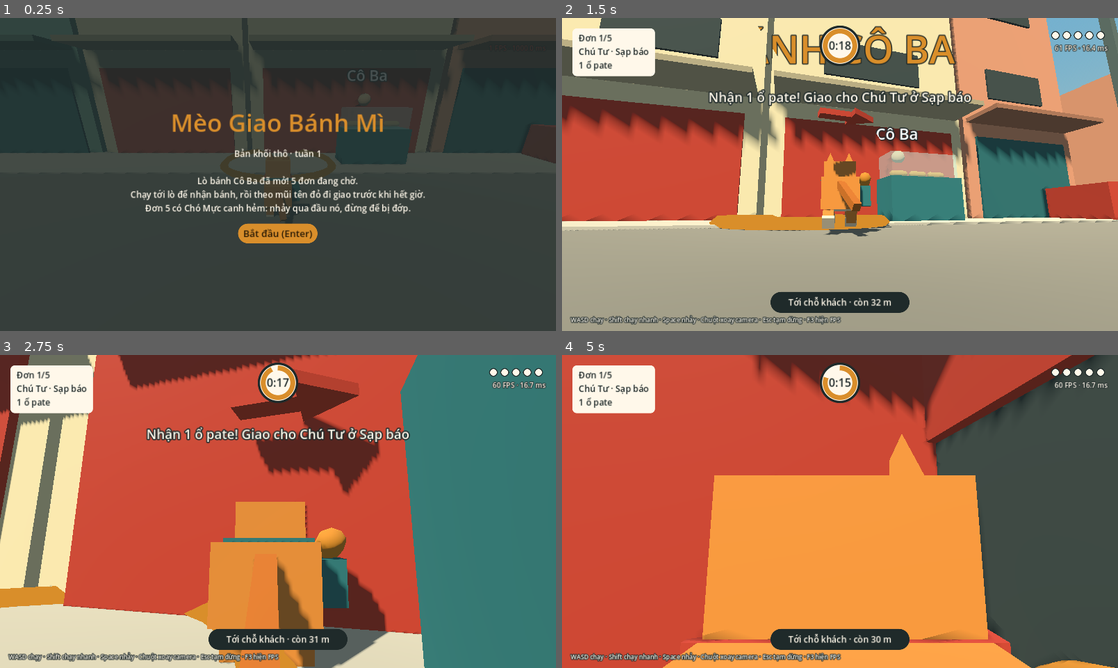
Above: before the commit, frames 1-4 (two rows, left to right).
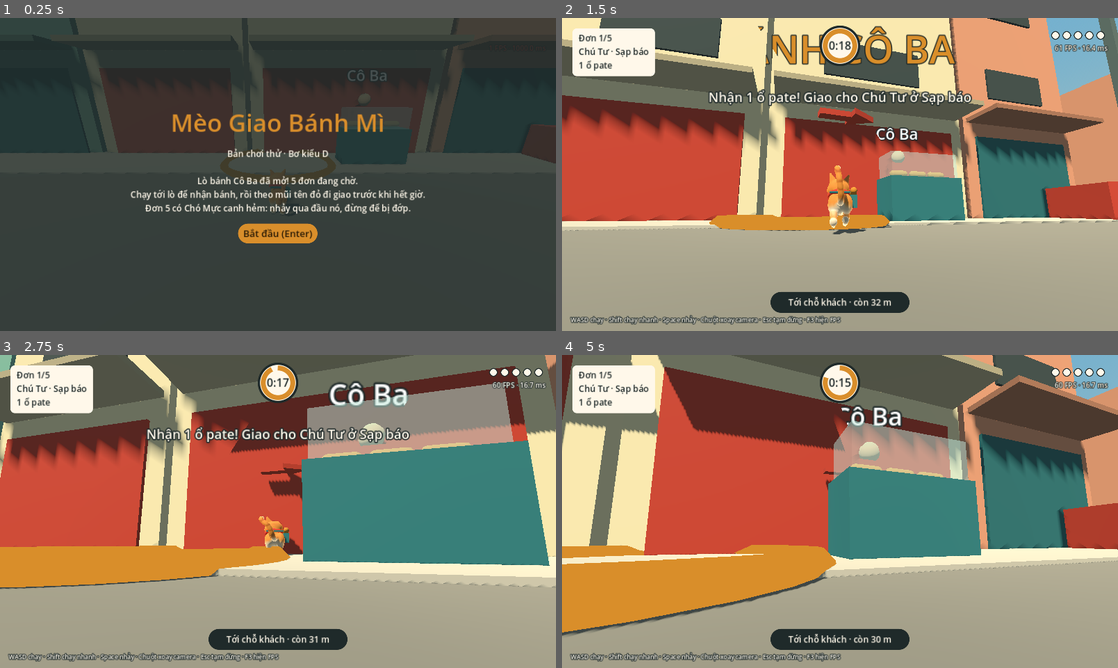
Above: after the commit, the same moments.

Repository: sangdaden/meo-giao-banh-mi
Game: Godot game, scene res://scenes/main.tscn
The game is run twice, just before and just after one commit, with the same random seed, the same clock (stepped at 60 frames per second) and the same inputs.
Inputs (mouse positions are in pixels of both pictures, inside the frame that each line leads up to):
- Up to frame 1 (0.25 s): no input
- Up to frame 2 (1.5 s): click "Bắt đầu (Enter)" at 0.5 s; tap Enter (ui_accept) at 1.25 s; move the mouse to (867, 174) at 1.27 s; hold W (move_forward) from 1.28 s (still down); hold Shift (sprint) from 1.28 s (still down)
- Up to frame 3 (2.75 s): keep holding W (move_forward); tap Space (jump) at 1.52, 2.27 s; move the mouse to (250, 511) at 2.02 s; release Shift (sprint) at 2.03 s; tap Shift (sprint) at 2.1 s
- Up to frame 4 (5 s): keep holding W (move_forward); move the mouse to (851, 505) at 2.77 s; hold Shift (sprint) 2.78-3.53 s; move the mouse to (834, 517) at 3.52 s; tap Shift (sprint) at 3.6 s; tap Space (jump) at 3.77, 4.52 s; move the mouse to (878, 514) at 4.27 s; hold Shift (sprint) from 4.28 s (still down)

The runs differ from the first frame. In frame 1, 0.4% of the frame differs, in the area x 41-60%, y 41-64%; in frame 2, 1.5%; in frame 3, 75%; in frame 4, 85%, in the area x 0-100%, y 0-100%.

Commit message:
Ghép mèo Bơ kiểu D, tự nhắc tải lại bản web, camera không né đồ vật nhỏ
- Mèo Bơ dùng model kiểu D "Chững chạc" (bản tạm 5,8k tam giác, 9 xương),
  tạo bằng tools/bo_game.py; chân, đuôi, đầu cử động bằng code.
- Bản web hỏi version.json mỗi phút: có bản mới thì tải sẵn file,
  hiện thông báo và tự tải lại sau 10 giây (có nút Để sau, chống lặp).
- Thêm layer va chạm 8 cho đồ vật; camera chỉ né nhà và đất.

Co-Authored-By: Claude Opus 5.5 (1M context) <noreply@anthropic.com>
Claude-Session: https://claude.ai/code/session_013PZcoCxzxQJZttT13Mnv84

Diff:
--- a/scripts/blocks.gd
+++ b/scripts/blocks.gd
@@ -3,6 +3,11 @@
 ## Khi có model .glb từ Blender, thay các khối này bằng scene model thật.
 
 static var _materials := {}
+
+## Lớp va chạm: 1 = thế giới lớn (đất, nhà), 2 = mèo, 4 = chó, 8 = đồ nhỏ (thùng, xe, cột, người).
+## Camera chỉ né lớp 1, nên đi ngang qua thùng hàng camera không bị giật sát vào lưng mèo.
+const LAYER_WORLD := 1
+const LAYER_PROP := 8
 
 
 ## Vật liệu màu trơn, dùng chung cho các khối cùng màu để đỡ tốn bộ nhớ.
@@ -34,8 +39,9 @@
 
 
 ## Thêm một khối hộp đặc: nhìn thấy và có va chạm (tường, thùng hàng...).
-static func solid_box(parent: Node, size: Vector3, pos: Vector3, color: Color) -> StaticBody3D:
+static func solid_box(parent: Node, size: Vector3, pos: Vector3, color: Color, layer := LAYER_WORLD) -> StaticBody3D:
 	var body := StaticBody3D.new()
+	body.collision_layer = layer
 	body.position = pos
 	parent.add_child(body)
 	box(body, size, Vector3.ZERO, color)
--- a/scripts/camera_rig.gd
+++ b/scripts/camera_rig.gd
@@ -20,7 +20,7 @@
 	arm = SpringArm3D.new()
 	arm.spring_length = distance
 	arm.margin = 0.15
-	arm.collision_mask = 1  # chỉ va với thế giới, bỏ qua mèo (layer 2) và chó (layer 4)
+	arm.collision_mask = Blocks.LAYER_WORLD  # chỉ né nhà và mặt đất, bỏ qua mèo, chó và đồ nhỏ
 	var sphere := SphereShape3D.new()
 	sphere.radius = 0.2
 	arm.shape = sphere
--- a/scripts/city.gd
+++ b/scripts/city.gd
@@ -43,10 +43,10 @@
 		else:
 			_block(parent, BLOCKS[i], rng, i == 0)
 	for c in CRATES:
-		Blocks.solid_box(parent, Vector3(0.8, 0.8, 0.8), c + Vector3(0, 0.4, 0), CRATE)
+		Blocks.solid_box(parent, Vector3(0.8, 0.8, 0.8), c + Vector3(0, 0.4, 0), CRATE, Blocks.LAYER_PROP)
 	# Chồng thùng bậc thang gần lò bánh: tập nhảy
-	Blocks.solid_box(parent, Vector3(0.8, 0.8, 0.8), Vector3(-25.8, 0.4, -2), CRATE)
-	Blocks.solid_box(parent, Vector3(0.8, 0.8, 0.8), Vector3(-25.8, 1.2, -2), CRATE)
+	Blocks.solid_box(parent, Vector3(0.8, 0.8, 0.8), Vector3(-25.8, 0.4, -2), CRATE, Blocks.LAYER_PROP)
+	Blocks.solid_box(parent, Vector3(0.8, 0.8, 0.8), Vector3(-25.8, 1.2, -2), CRATE, Blocks.LAYER_PROP)
 	_street_props(parent, rng)
 	_bounds(parent)
 
@@ -122,6 +122,7 @@
 		if Vector2(p.x - center.x, p.z - center.y).length() < 2.5:
 			continue
 		var trunk := StaticBody3D.new()
+		trunk.collision_layer = Blocks.LAYER_PROP
 		trunk.position = p
 		parent.add_child(trunk)
 		var cyl := CylinderMesh.new()
@@ -146,15 +147,15 @@
 		trunk.add_child(shape)
 	# Ghế đá để nhảy lên
 	for b in [Vector3(-38, 0, 10), Vector3(-28, 0, 22), Vector3(-40, 0, 20)]:
-		Blocks.solid_box(parent, Vector3(1.8, 0.45, 0.6), b + Vector3(0, 0.225, 0), Color("#B8B2A2"))
+		Blocks.solid_box(parent, Vector3(1.8, 0.45, 0.6), b + Vector3(0, 0.225, 0), Color("#B8B2A2"), Blocks.LAYER_PROP)
 	# Hàng rào thấp dọc hẻm phía đông công viên (chỗ Chó Mực canh)
-	Blocks.solid_box(parent, Vector3(0.2, 0.7, 12.0), Vector3(-22.3, 0.35, 15.5), Color("#5E6F6C"))
+	Blocks.solid_box(parent, Vector3(0.2, 0.7, 12.0), Vector3(-22.3, 0.35, 15.5), Color("#5E6F6C"), Blocks.LAYER_PROP)
 
 
 static func _street_props(parent: Node3D, rng: RandomNumberGenerator) -> void:
 	# Cột điện ở các góc ngã tư
 	for p in [Vector3(-23, 0, -6), Vector3(-13, 0, 6), Vector3(11, 0, -6), Vector3(21, 0, 6), Vector3(3, 0, -6), Vector3(31, 0, 6)]:
-		var pole := Blocks.solid_box(parent, Vector3(0.25, 7.0, 0.25), p + Vector3(0, 3.5, 0), Color("#5E6F6C"))
+		var pole := Blocks.solid_box(parent, Vector3(0.25, 7.0, 0.25), p + Vector3(0, 3.5, 0), Color("#5E6F6C"), Blocks.LAYER_PROP)
 		pole.name = "CotDien"
 	# Xe máy đậu trên vỉa hè: khối thấp nhảy lên được
 	for i in 10:
@@ -163,7 +164,7 @@
 			continue
 		var along := rng.randf_range(r.position.x + 3, r.end.x - 3)
 		var z := r.end.y - 1.0 if rng.randf() < 0.5 else r.position.y + 1.0
-		var bike := Blocks.solid_box(parent, Vector3(0.5, 0.9, 1.6), Vector3(along, 0.45, z), Color("#C8412F") if i % 2 == 0 else Color("#3D5A80"))
+		var bike := Blocks.solid_box(parent, Vector3(0.5, 0.9, 1.6), Vector3(along, 0.45, z), Color("#C8412F") if i % 2 == 0 else Color("#3D5A80"), Blocks.LAYER_PROP)
 		bike.rotation.y = deg_to_rad(rng.randf_range(-15, 15))
 
 
--- a/scripts/dog.gd
+++ b/scripts/dog.gd
@@ -37,7 +37,7 @@
 
 func _ready() -> void:
 	collision_layer = 4
-	collision_mask = 1
+	collision_mask = Blocks.LAYER_WORLD | Blocks.LAYER_PROP
 	home = global_position
 	var shape := CollisionShape3D.new()
 	var bs := BoxShape3D.new()
--- a/scripts/hud.gd
+++ b/scripts/hud.gd
@@ -90,7 +90,7 @@
 
 	start_screen = _overlay(
 		"Mèo Giao Bánh Mì",
-		"Bản khối thô · tuần 1\n\nLò bánh Cô Ba đã mở! 5 đơn đang chờ.\nChạy tới lò để nhận bánh, rồi theo mũi tên đỏ đi giao trước khi hết giờ.\nĐơn 5 có Chó Mực canh hẻm: nhảy qua đầu nó, đừng để bị đớp.",
+		"Bản chơi thử · Bơ kiểu D\n\nLò bánh Cô Ba đã mở! 5 đơn đang chờ.\nChạy tới lò để nhận bánh, rồi theo mũi tên đỏ đi giao trước khi hết giờ.\nĐơn 5 có Chó Mực canh hẻm: nhảy qua đầu nó, đừng để bị đớp.",
 		"Bắt đầu (Enter)", func(): start_pressed.emit())
 	root.add_child(start_screen)
 
--- a/scripts/main.gd
+++ b/scripts/main.gd
@@ -267,7 +267,7 @@
 func _build_bakery() -> void:
 	var p := City.BAKERY_POINT
 	# Xe/tủ kính bánh mì trước lò
-	var cart := Blocks.solid_box(self, Vector3(1.6, 0.9, 0.7), Vector3(p.x + 2.4, 0.45, p.z - 0.2), Color("#2E7C80"))
+	var cart := Blocks.solid_box(self, Vector3(1.6, 0.9, 0.7), Vector3(p.x + 2.4, 0.45, p.z - 0.2), Color("#2E7C80"), Blocks.LAYER_PROP)
 	Blocks.box(cart, Vector3(1.5, 0.5, 0.6), Vector3(0, 0.7, 0), Color(0.75, 0.9, 0.91, 0.5))
 	var loaf := CapsuleMesh.new()
 	loaf.radius = 0.07
@@ -296,6 +296,7 @@
 ## Người khối tạm: thân hộp, đầu cầu, cao khoảng 1,6 m (to gần 3 lần mèo Bơ)
 func _person(pos: Vector3, shirt: Color, title: String) -> void:
 	var body := StaticBody3D.new()
+	body.collision_layer = Blocks.LAYER_PROP
 	body.position = pos
 	add_child(body)
 	Blocks.box(body, Vector3(0.45, 0.8, 0.3), Vector3(0, 0.4, 0), Color("#3D4A4A"))     # quần
--- a/scripts/player.gd
+++ b/scripts/player.gd
@@ -40,9 +40,15 @@
 
 var visual: Node3D
 var _body: Node3D
-var _legs: Array[Node3D] = []
-var _tail: Node3D
 var bread: Node3D
+var _skel: Skeleton3D
+var _bone_idx := {}
+var _bone_rest := {}
+var _legs := [0.0, 0.0, 0.0, 0.0]  # góc vung chân: trước trái, trước phải, sau trái, sau phải
+
+const BO_MODEL := preload("res://assets/models/bo.glb")
+const BONE_NAMES := ["head", "leg_FL", "leg_FR", "leg_BL", "leg_BR", "tail_1", "tail_2"]
+const LEG_BONES := ["leg_FL", "leg_FR", "leg_BL", "leg_BR"]
 
 const ORANGE := Color("#E8913A")
 const ORANGE_DARK := Color("#C96F1C")
@@ -51,11 +57,12 @@
 const BAG := Color("#2E7C80")
 const INK := Color("#1F2A2A")
 const PINK := Color("#F6B8A0")
+const LEG_SWING_SIGN := 1.0  ## đổi thành -1 nếu chân vung ngược chiều chạy
 
 
 func _ready() -> void:
 	collision_layer = 2
-	collision_mask = 1
+	collision_mask = Blocks.LAYER_WORLD | Blocks.LAYER_PROP
 	floor_snap_length = 0.3
 	var shape := CollisionShape3D.new()
 	var cap := CapsuleShape3D.new()
@@ -72,8 +79,9 @@
 	_curr_pos = global_position
 
 
-## Mèo dựng bằng khối hộp, mặt quay về -Z (hướng "trước" của Godot).
-## Tỉ lệ theo bản phác: Bơ cao khoảng 0,6 m tính tới đỉnh tai... ở đây hơi to hơn cho dễ nhìn.
+## Mèo Bơ kiểu D "Chững chạc" (bản tạm từ model phác thảo, xem tools/bo_game.py).
+## Model có 9 xương; game tự xoay xương chân, đuôi, đầu bằng code thay cho animation.
+## Tuần 2 sẽ thay bằng model dựng tay 22 xương cùng animation làm trong Blender.
 func _build_visual() -> void:
 	visual = Node3D.new()
 	visual.name = "CatVisual"
@@ -81,48 +89,73 @@
 	_body = Node3D.new()
 	visual.add_child(_body)
 
-	Blocks.box(_body, Vector3(0.36, 0.30, 0.56), Vector3(0, 0.34, 0.02), ORANGE)       # thân
-	Blocks.box(_body, Vector3(0.26, 0.06, 0.40), Vector3(0, 0.20, 0.0), CREAM)         # bụng
-	# Đầu sát vai (cổ rất ngắn, giấu dưới khăn)
-	Blocks.box(_body, Vector3(0.36, 0.30, 0.30), Vector3(0, 0.58, -0.26), ORANGE)
-	Blocks.box(_body, Vector3(0.18, 0.10, 0.04), Vector3(0, 0.50, -0.42), CREAM)        # mõm
-	Blocks.box(_body, Vector3(0.05, 0.04, 0.02), Vector3(0, 0.54, -0.445), PINK)        # mũi
-	Blocks.box(_body, Vector3(0.05, 0.07, 0.02), Vector3(-0.09, 0.62, -0.415), INK)     # mắt
-	Blocks.box(_body, Vector3(0.05, 0.07, 0.02), Vector3(0.09, 0.62, -0.415), INK)
-	for side in [-1.0, 1.0]:
-		var ear := PrismMesh.new()
-		ear.size = Vector3(0.11, 0.13, 0.06)
-		Blocks.mesh(_body, ear, Vector3(0.11 * side, 0.79, -0.24), ORANGE)
-	Blocks.box(_body, Vector3(0.40, 0.08, 0.14), Vector3(0, 0.45, -0.17), SCARF)        # khăn
-	Blocks.box(_body, Vector3(0.10, 0.16, 0.05), Vector3(0.12, 0.38, -0.25), SCARF)     # đuôi khăn
-	Blocks.box(_body, Vector3(0.12, 0.20, 0.26), Vector3(0.24, 0.32, 0.04), BAG)        # túi bánh
-	Blocks.box(_body, Vector3(0.40, 0.03, 0.03), Vector3(0.0, 0.50, 0.04), BAG)         # quai túi
+	var model: Node3D = BO_MODEL.instantiate()
+	model.rotation.y = PI  # model quay mặt về +Z (glTF), Godot coi -Z là phía trước
+	_body.add_child(model)
+	_skel = model.find_children("*", "Skeleton3D", true, false)[0]
+	for bone_name in BONE_NAMES:
+		var idx := _skel.find_bone(bone_name)
+		_bone_idx[bone_name] = idx
+		_bone_rest[bone_name] = _skel.get_bone_rest(idx).basis.get_rotation_quaternion()
+	for mi: MeshInstance3D in model.find_children("*", "MeshInstance3D", true, false):
+		_apply_style(mi)
+
+	# Túi bánh đeo bên hông phải, quai vắt qua lưng
+	Blocks.box(_body, Vector3(0.07, 0.13, 0.18), Vector3(0.14, 0.27, 0.02), BAG)
+	Blocks.box(_body, Vector3(0.26, 0.02, 0.03), Vector3(0.02, 0.37, 0.02), BAG)
 
 	# Ổ bánh mì ló ra khỏi túi khi đang giao
 	bread = Node3D.new()
 	_body.add_child(bread)
 	var loaf := CapsuleMesh.new()
-	loaf.radius = 0.06
-	loaf.height = 0.34
+	loaf.radius = 0.035
+	loaf.height = 0.2
 	loaf.radial_segments = 8
 	loaf.rings = 2
-	var loaf_mi := Blocks.mesh(bread, loaf, Vector3(0.25, 0.46, 0.04), Color("#D98E2B"))
+	var loaf_mi := Blocks.mesh(bread, loaf, Vector3(0.14, 0.36, 0.03), Color("#D98E2B"))
 	loaf_mi.rotation_degrees = Vector3(70, 0, 0)
 	bread.visible = false
 
-	# Bốn chân: gốc xoay ở hông để vung khi chạy
-	for p in [Vector3(-0.11, 0.2, -0.16), Vector3(0.11, 0.2, -0.16), Vector3(-0.11, 0.2, 0.18), Vector3(0.11, 0.2, 0.18)]:
-		var pivot := Node3D.new()
-		pivot.position = p
-		_body.add_child(pivot)
-		Blocks.box(pivot, Vector3(0.10, 0.20, 0.10), Vector3(0, -0.10, 0), ORANGE)
-		Blocks.box(pivot, Vector3(0.11, 0.04, 0.12), Vector3(0, -0.19, -0.01), CREAM)
-		_legs.append(pivot)
-
-	_tail = Node3D.new()
-	_tail.position = Vector3(0, 0.42, 0.28)
-	_body.add_child(_tail)
-	Blocks.box(_tail, Vector3(0.07, 0.07, 0.40), Vector3(0, 0, 0.20), ORANGE_DARK)
+
+## Vật liệu theo style guide D: lông Roughness .8 Rim .3, vải Roughness .9 Rim .4, mắt Clearcoat.
+## Màu lông, vằn, khăn, mắt đều nằm trong màu đỉnh (vertex color) của model.
+func _apply_style(mi: MeshInstance3D) -> void:
+	if RenderingServer.get_rendering_device() == null:
+		_vertex_colors_to_srgb(mi)
+	for i in mi.mesh.get_surface_count():
+		var src := mi.get_active_material(i)
+		var mat_name := src.resource_name if src else ""
+		var m := StandardMaterial3D.new()
+		m.vertex_color_use_as_albedo = true
+		if mat_name.begins_with("Sang"):
+			# Đốm sáng trong mắt: luôn trắng, không bị bóng đổ làm tối
+			m.shading_mode = BaseMaterial3D.SHADING_MODE_UNSHADED
+		elif mat_name.begins_with("Mat"):
+			m.roughness = 0.3
+			m.clearcoat_enabled = true
+			m.clearcoat = 1.0
+		else:
+			var fabric := mat_name.begins_with("Khan")
+			m.roughness = 0.9 if fabric else 0.8
+			m.rim_enabled = true
+			m.rim = 0.4 if fabric else 0.3
+		mi.set_surface_override_material(i, m)
+
+
+## Bản web (Compatibility) không đổi màu đỉnh từ linear sang sRGB như Forward+,
+## nên lông bị sậm và đỏ hơn. Đổi sẵn màu một lần lúc tạo để hai bản trông giống nhau.
+func _vertex_colors_to_srgb(mi: MeshInstance3D) -> void:
+	var src: ArrayMesh = mi.mesh
+	var dst := ArrayMesh.new()
+	for i in src.get_surface_count():
+		var arrays := src.surface_get_arrays(i)
+		var cols: PackedColorArray = arrays[Mesh.ARRAY_COLOR]
+		for k in cols.size():
+			cols[k] = cols[k].linear_to_srgb()
+		arrays[Mesh.ARRAY_COLOR] = cols
+		dst.add_surface_from_arrays(src.surface_get_primitive_type(i), arrays)
+		dst.surface_set_material(i, src.surface_get_material(i))
+	mi.mesh = dst
 
 
 func _physics_process(delta: float) -> void:
@@ -193,22 +226,33 @@
 		_phase += delta * (4.0 + hspeed * 2.2)
 		var k := clampf(hspeed / sprint_speed, 0.0, 1.0)
 		var swing := sin(_phase) * 0.9 * k
-		_legs[0].rotation.x = swing
-		_legs[3].rotation.x = swing
-		_legs[1].rotation.x = -swing
-		_legs[2].rotation.x = -swing
+		_legs = [swing, -swing, -swing, swing]
 		_body.position.y = absf(sin(_phase)) * 0.04 * k
 		_body.rotation.x = 0.0
 	else:
 		# Trên không: chân trước duỗi, chân sau co
 		var t := 1.0 - exp(-10.0 * delta)
-		_legs[0].rotation.x = lerpf(_legs[0].rotation.x, 0.8, t)
-		_legs[1].rotation.x = lerpf(_legs[1].rotation.x, 0.8, t)
-		_legs[2].rotation.x = lerpf(_legs[2].rotation.x, -0.8, t)
-		_legs[3].rotation.x = lerpf(_legs[3].rotation.x, -0.8, t)
+		for i in 4:
+			_legs[i] = lerpf(_legs[i], 0.8 if i < 2 else -0.8, t)
 		_body.rotation.x = clampf(velocity.y * 0.04, -0.3, 0.3)
-	_tail.rotation.x = 0.7 + sin(Time.get_ticks_msec() * 0.004) * 0.15
-	_tail.rotation.y = sin(Time.get_ticks_msec() * 0.006) * 0.4
+	_apply_bones(hspeed)
+
+
+## Xoay xương theo góc tính ở trên. Trục X của xương chân là trục vung trước/sau.
+func _apply_bones(hspeed: float) -> void:
+	var t := Time.get_ticks_msec() * 0.001
+	for i in 4:
+		_pose(LEG_BONES[i], Vector3.RIGHT, _legs[i] * LEG_SWING_SIGN)
+	var wag := sin(t * 3.5) * (0.25 + 0.15 * clampf(hspeed / sprint_speed, 0.0, 1.0))
+	_pose("tail_1", Vector3.FORWARD, wag)
+	_pose("tail_2", Vector3.FORWARD, wag * 1.4)
+	_pose("head", Vector3.RIGHT, sin(_phase * 2.0) * 0.04 * clampf(hspeed / sprint_speed, 0.0, 1.0))
+
+
+func _pose(bone_name: String, axis: Vector3, angle: float) -> void:
+	var idx: int = _bone_idx[bone_name]
+	if idx >= 0:
+		_skel.set_bone_pose_rotation(idx, _bone_rest[bone_name] * Quaternion(axis, angle))
 
 
 ## Bị Chó Mực đớp: văng ra và khựng lại một chút.
Binary file added: assets/models/bo.glb
Not shown, added: assets/models/bo.glb.import
Not shown, changed: export_presets.cfg
Not shown, added: web/.gdignore
Not shown, changed: .github/workflows/pages.yml
Not shown, changed: README.md
Not shown, added: tools/bo_game.py
Not shown, added: web/update-check.js
